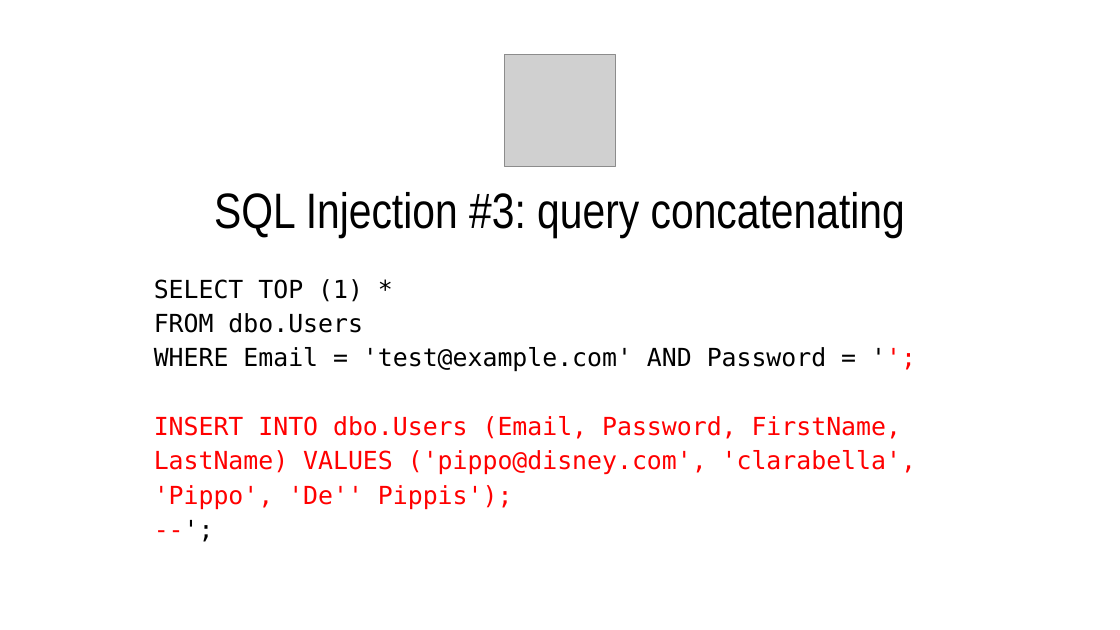
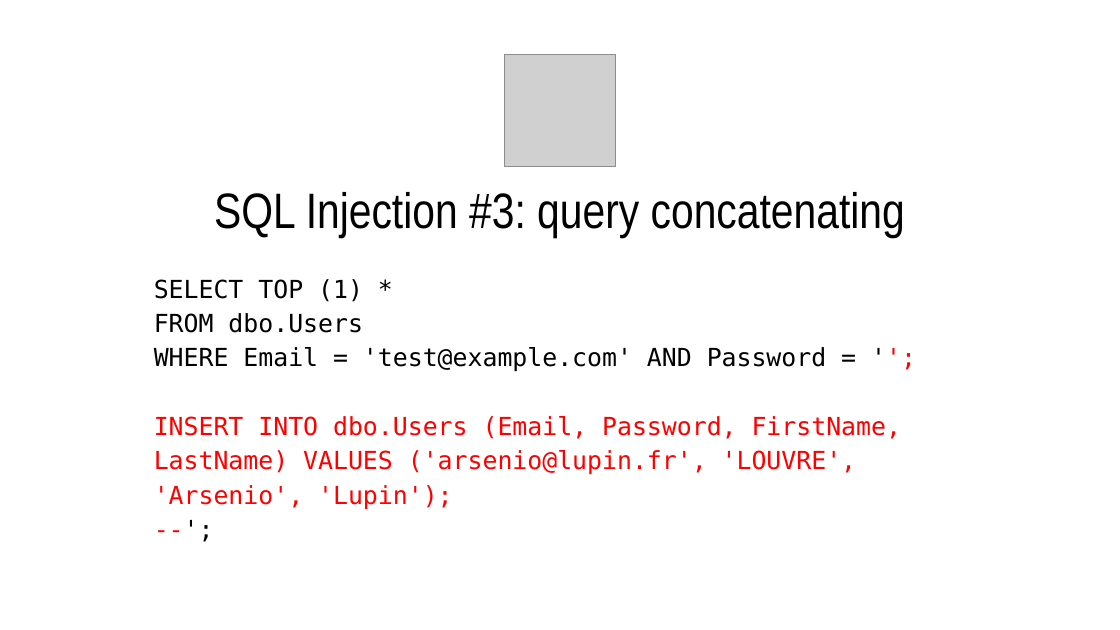
Before and after one commit to CodicePlastico/BibeCatalogue, a slide deck: slide 18 of 2025-11-04.UniBS - SQL Injection crash(ed) course.pptx. Drawn at 1120x630 pixels with LibreOffice and Linux fonts; fonts in the diff are those of the drawing; grey boxes stand for pictures; background and template pictures are left out. Boxes give left, top, right and bottom in pixels: in the first picture for what was removed or moved away, otherwise in the second. Text is boxed around its words. In the diff, an @@ line names an element or a change of style, - is before the commit and + after.

```diff
--- a/2025-11-04.UniBS - SQL Injection crash(ed) course.pptx
+++ b/2025-11-04.UniBS - SQL Injection crash(ed) course.pptx
@@ title at (154, 279, 901, 510): text changed @@
-SELECT TOP (1) *
-FROM dbo.Users
-WHERE Email = 'test@example.com' AND Password = '';
-INSERT INTO dbo.Users (Email, Password, FirstName, LastName) VALUES ('pippo@disney.com', 'clarabella', 'Pippo', 'De'' Pippis');
---';
+SELECT TOP (1) *
+FROM dbo.Users
+WHERE Email = 'test@example.com' AND Password = '';
+INSERT INTO dbo.Users (Email, Password, FirstName, LastName) VALUES ('arsenio@lupin.fr', 'LOUVRE', 'Arsenio', 'Lupin');
+--';
```
Also in this commit, not shown: 5 other slides changed, 1 other file.
